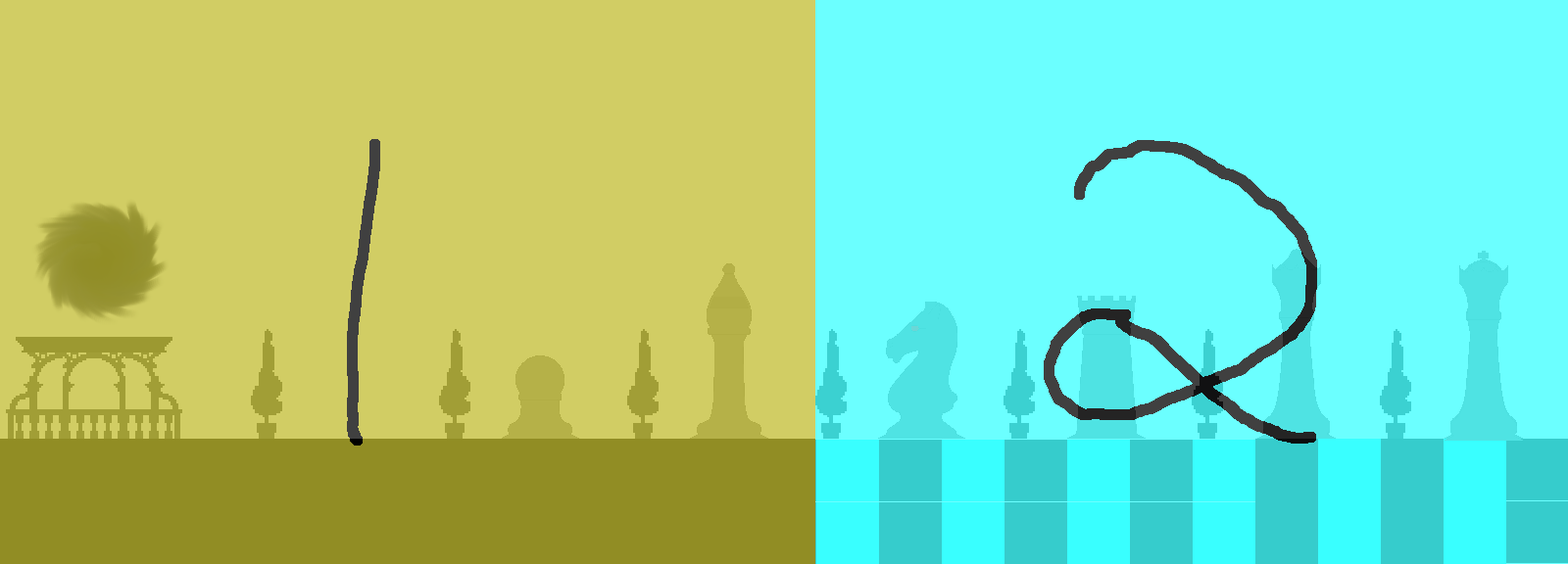
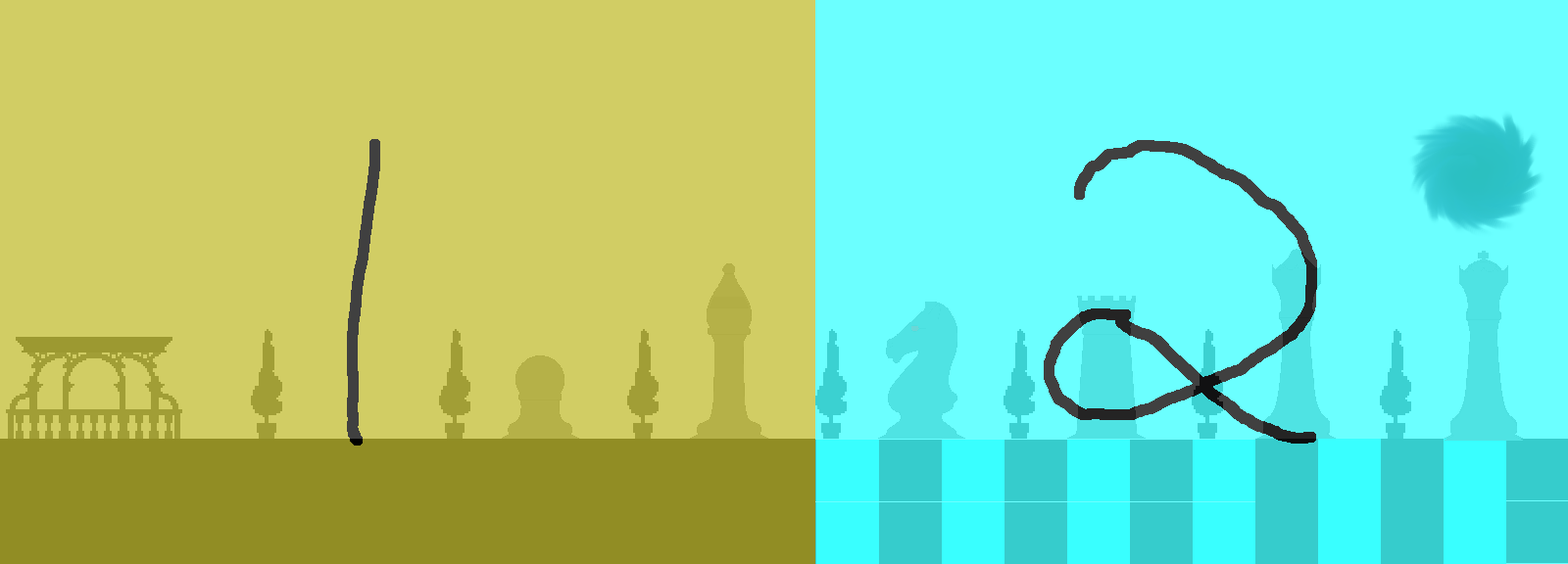
Before/after of a 1568x564 layered artwork. What changed in the layer stack:
painted on "pieces" over [33, 111, 1545, 324]
